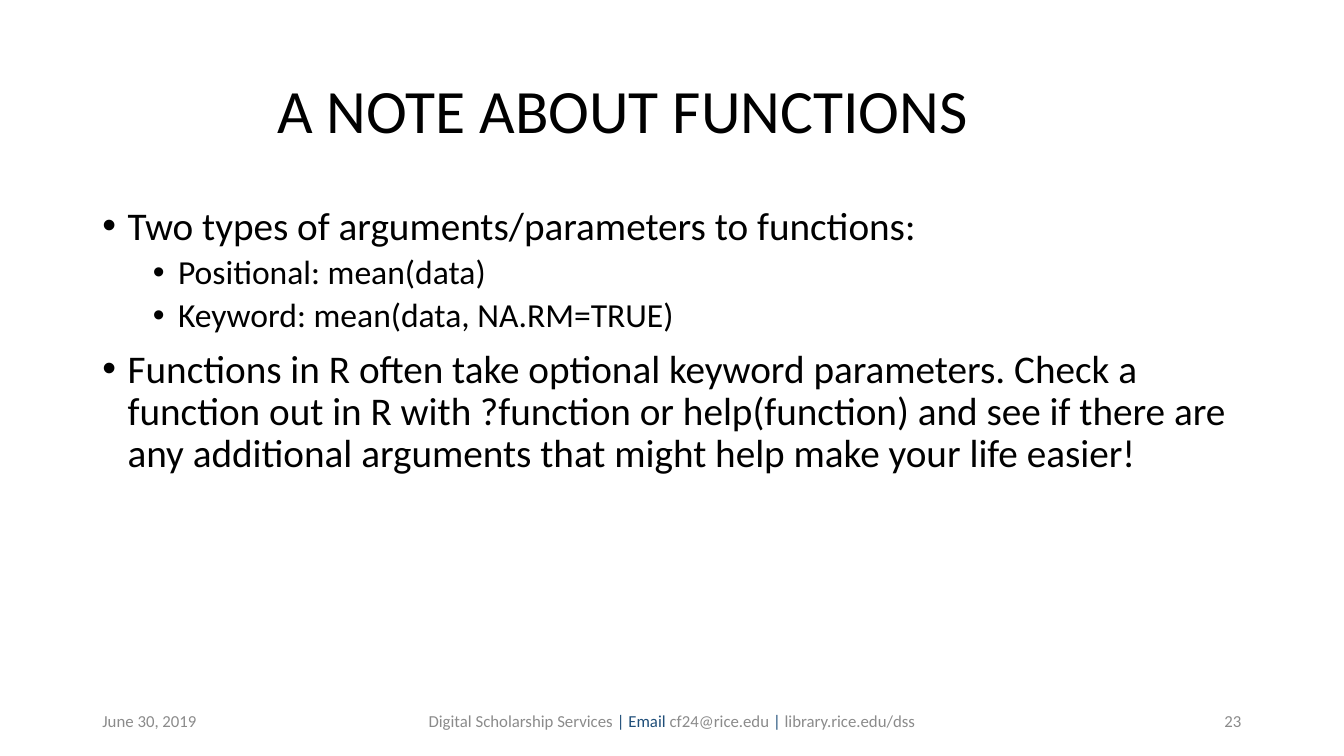
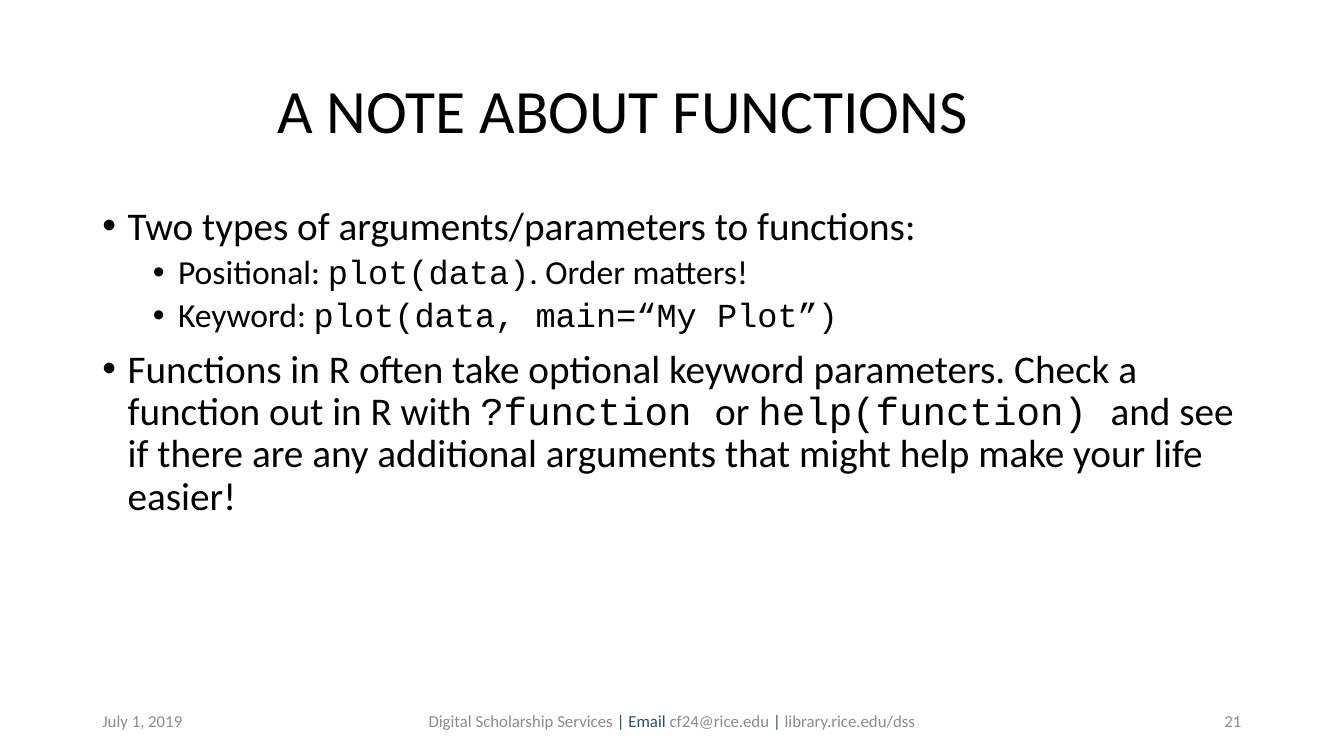
Before and after one commit to bakitybacon/rice-data-and-donuts, a slide deck: slide 21 of introR/Introduction to R.pptx (slide 23 before the commit). Drawn at 1344x756 pixels with LibreOffice and Linux fonts; fonts in the diff are those of the drawing; background and template pictures are left out. Boxes give left, top, right and bottom in pixels: in the first picture for what was removed or moved away, otherwise in the second. Text is boxed around its words. In the diff, an @@ line names an element or a change of style, - is before the commit and + after.

Commit message:
remove unnecessary content & fix formatting

```diff
--- a/introR/Introduction to R.pptx
+++ b/introR/Introduction to R.pptx
@@ text at box(178, 260, 838, 334): text changed; font Calibri to Courier New @@
-  • Positional: mean(data)
-  • Keyword: mean(data, NA.RM=TRUE)
+  • Positional: plot(data). Order matters!
+  • Keyword: plot(data, main=“My Plot”)
@@ text at box(128, 355, 1233, 511): font Calibri to Courier New in "?function help(function)" @@
@@ text at box(102, 715, 182, 730): text changed @@
-June 30, 2019
+July 1, 2019
@@ page number at box(1224, 716, 1241, 727): text changed @@
-23
+21
```
Also in this commit, not shown: 39 other slides changed, 2 slides removed.
